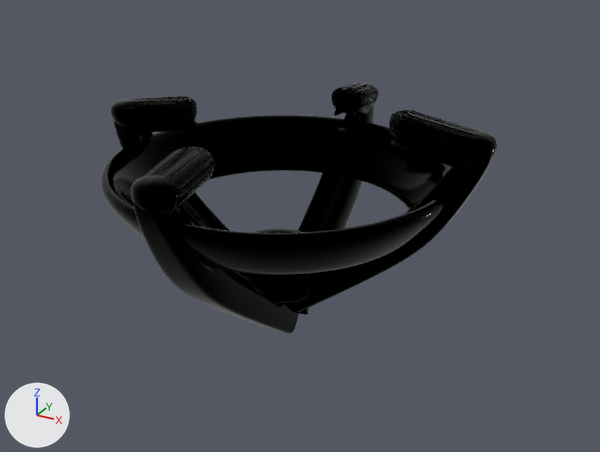
A saved change to the glTF model ringholder.glb.
One viewpoint serves both versions: a camera (50 mm lens) standing at (0.0151, -0.0255, 0.0178) and looking at (0.0012, -0.0003, 0.0052). Every picture has the same lights, and +X, +Y and +Z are marked at lower left. Where no turn or scale is listed for an object, it has been applied to the vertices. Vertices at the same position are counted once.
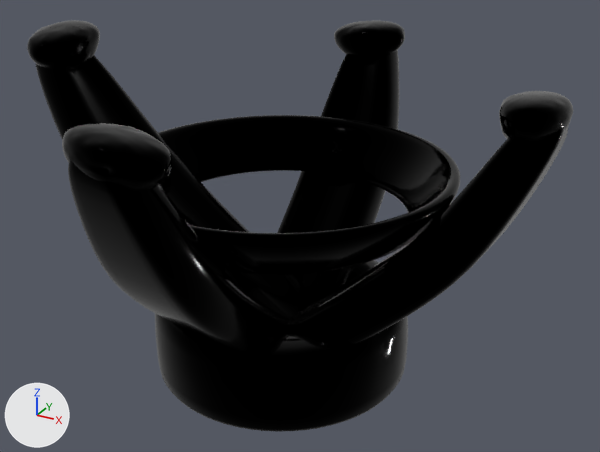
The newer file is also rescaled (x0.42), turned or shifted as a whole; pictures and numbers use the older file's frame.

Changed parts and their boxes (x1, y1, x2, y2) in the pictures (600 x 452 px):
'prog4', added (black): after (62, 123, 291, 356)
'Object_9', mesh rescaled: before (245, 228, 313, 303); after (155, 260, 408, 432)
'prog3', added (black): after (289, 91, 573, 346)
'prog1', added (black): after (27, 20, 300, 321)
'prog2', added (black): after (277, 20, 405, 312)
'Object_19', deleted (black): before (131, 147, 299, 334)
'Object_13', deleted (black): before (291, 110, 497, 312)
'Object_15', deleted (black): before (298, 82, 379, 315)
'Object_17', deleted (black): before (111, 96, 230, 231)

The edits, one by one:
Material 'gold.005' (mat_gold_005) is new.
Its base color is (0.0, 0.0, 0.0) (black #000000).
Its metallic is 1.0.
Its roughness is 0.1.
Material 'gold.004' (mat_gold_004) is new.
Its base color is (0.0, 0.0, 0.0) (black #000000).
Its metallic is 1.0.
Its roughness is 0.1.
Material 'gold.003' (mat_gold_003) is new.
Its base color is (0.0, 0.0, 0.0) (black #000000).
Its metallic is 1.0.
Its roughness is 0.1.
me_object_2_001 has 1312 vertices, 2620 faces and spans x -0.00208..0.00212, y -0.00208..0.00213, z -0.00076..0.00073.
me_object_2_001 is used by ob_object_9; location (-0.00002, -0.00002, 0.00316).
me_object_2_001 part 1: the whole mesh is scaled about its middle by 2.38, then moved by (0.0005, -0.00049, -0.00246).
Mesh me_object_4_005 is new.
It has 4293 vertices, 8567 faces and spans x -0.00176..0.00226, y -0.00888..0.00194, z -0.01049..0.00205.
It uses material mat_gold_005 (black #000000).
Mesh me_object_4_004 is new.
It has 4293 vertices, 8567 faces and spans x -0.00219..0.00176, y -0.00194..0.0089, z -0.01049..0.00205.
It uses material mat_gold_004 (black #000000).
Mesh me_object_4_003 is new.
It has 4293 vertices, 8567 faces and spans x -0.00192..0.00879, y -0.00186..0.00318, z -0.01049..0.00205.
It uses material mat_gold_003 (black #000000).
Mesh me_object_4_001_1 is new.
It has 4293 vertices, 8567 faces and spans x -0.00878..0.00192, y -0.0029..0.00183, z -0.01049..0.00205.
It uses material mat_gold_001 (black #000000).
Object 'Object_15' (ob_object_15) is deleted.
Object 'Object_17' (ob_object_17) is deleted.
Object 'Object_19' (ob_object_19) is deleted.
Object 'Object_13' (ob_object_13) is deleted.
Object 'prog2' (ob_prog2) is new; it shows me_object_4_005.
Its location is (-0.00003, 0.00758, 0.00932).
Object 'prog4' (ob_prog4) is new; it shows me_object_4_004.
Its location is (0.00057, -0.00859, 0.00932).
Object 'prog1' (ob_prog1) is new; it shows me_object_4_003.
Its location is (-0.00735, -0.00169, 0.0101).
Object 'prog3' (ob_prog3) is new; it shows me_object_4_001_1.
Its location is (0.00859, -0.00047, 0.00932).
